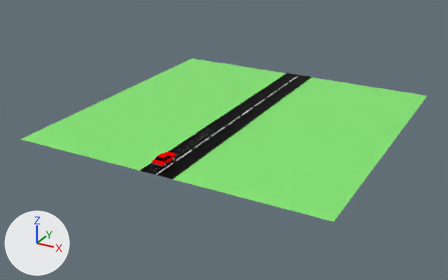
A saved change to the Blender file humble.blend.
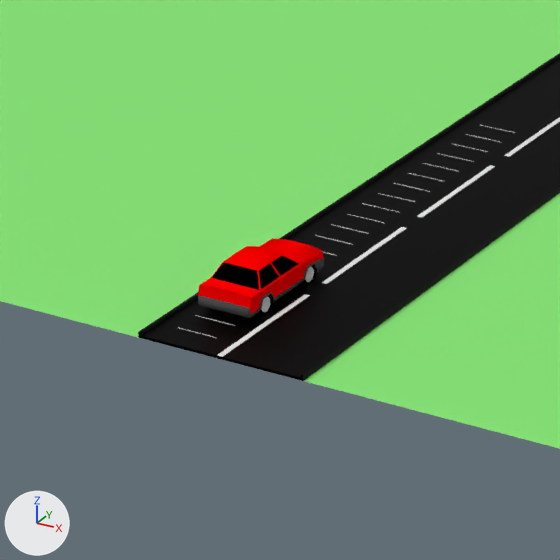
Each version is shown whole from a camera (50 mm lens) standing at (52.8, -74.3, 45.5) and looking at (-2.0, 25.3, -4.3), then close up on the part from 25% to 50% of the width and 38% to 76% of the height. The axes (+X, +Y, +Z) are drawn at lower left. The lights are the same throughout.

The first close-up shows 'Car', 'Cube', 'Grass', 'Road'.
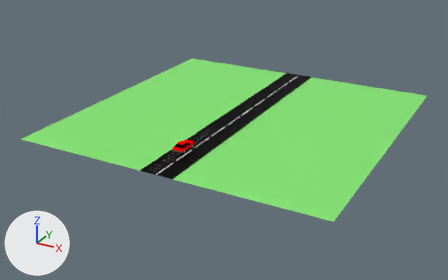
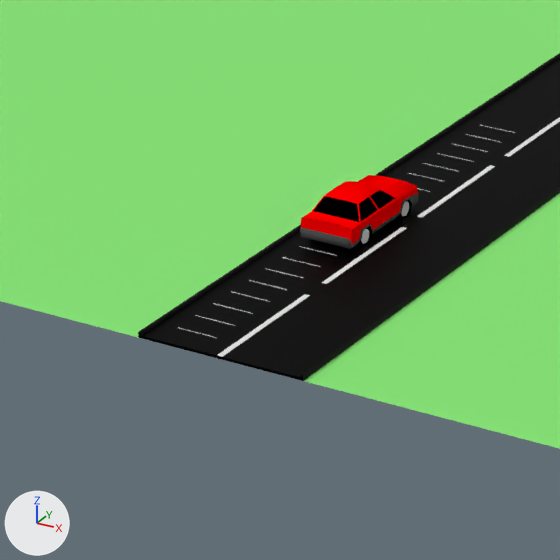
The change, as a diff of the scene's bpy script:
```diff
--- a/humble.blend.py
+++ b/humble.blend.py
@@ ob_car @@
 ob_car = bpy.data.objects.new('Car', me_cube_002)
-ob_car.location = (-1.4, 3.52, 0.0)
+ob_car.location = (-1.4, 9.49, 0.0)
 ob_car.rotation_euler = (0.0, 0.0, 3.142)  # degrees (0, 0, 180)
```

Changed parts and their boxes (x1, y1, x2, y2) in the close-ups (560 x 560 px):
'Car', moved: before (198, 238, 324, 318); after (300, 175, 418, 249)
